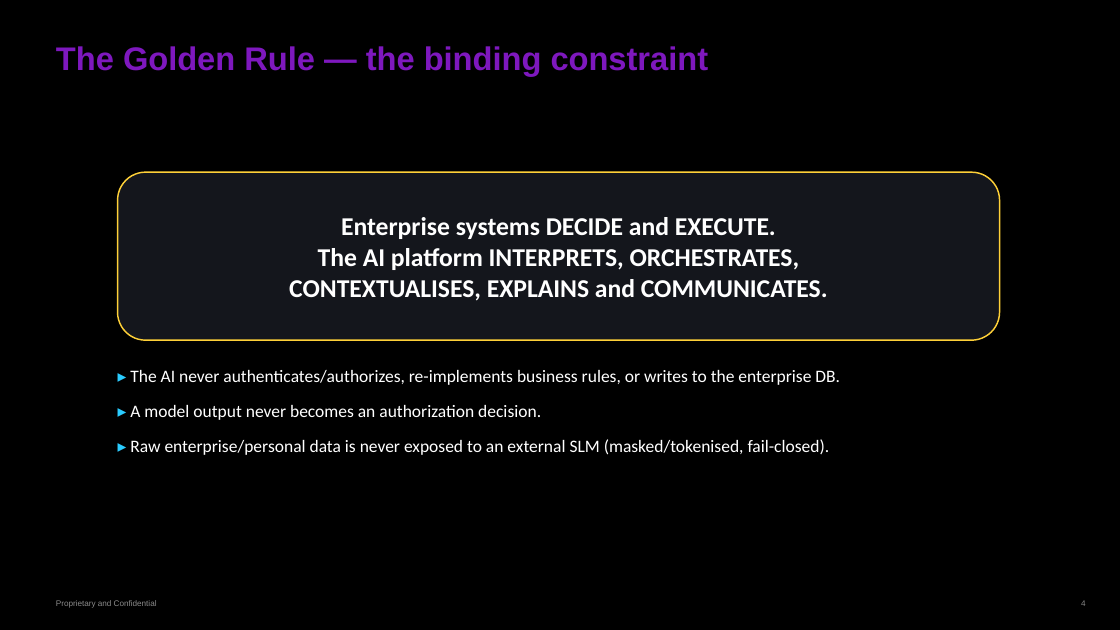
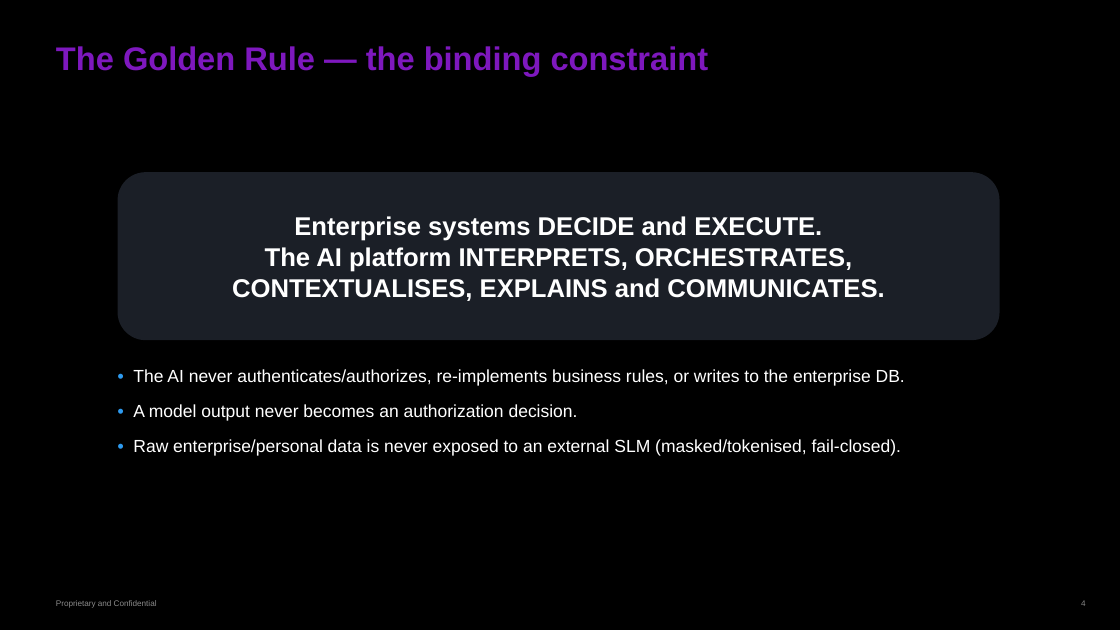
Before and after one commit to gobimca87/PF-FT, a slide deck: slide 4 of docs/PPT/00-overview.pptx. Drawn at 1120x630 pixels with LibreOffice and Linux fonts; fonts in the diff are those of the drawing; background and template pictures are left out. Boxes give left, top, right and bottom in pixels: in the first picture for what was removed or moved away, otherwise in the second. Text is boxed around its words. In the diff, an @@ line names an element or a change of style, - is before the commit and + after.

```diff
--- a/docs/PPT/00-overview.pptx
+++ b/docs/PPT/00-overview.pptx
@@ rounded rectangle "Enterprise systems DECIDE and EXECUTE." at <box>118,172,1000,340</box>: font Calibri to Arial; fill #14161C to #1B1F27; outline #FED038 1.25 pt to none @@
@@ text at <box>133,369,905,456</box>: text changed; font Calibri to Arial @@
-▸ The AI never authenticates/authorizes, re-implements business rules, or writes to the enterprise DB.
-▸ A model output never becomes an authorization decision.
-▸ Raw enterprise/personal data is never exposed to an external SLM (masked/tokenised, fail-closed).
+• The AI never authenticates/authorizes, re-implements business rules, or writes to the enterprise DB.
+• A model output never becomes an authorization decision.
+• Raw enterprise/personal data is never exposed to an external SLM (masked/tokenised, fail-closed).
```
Also in this commit, not shown: 11 other slides changed, 3 other files.
